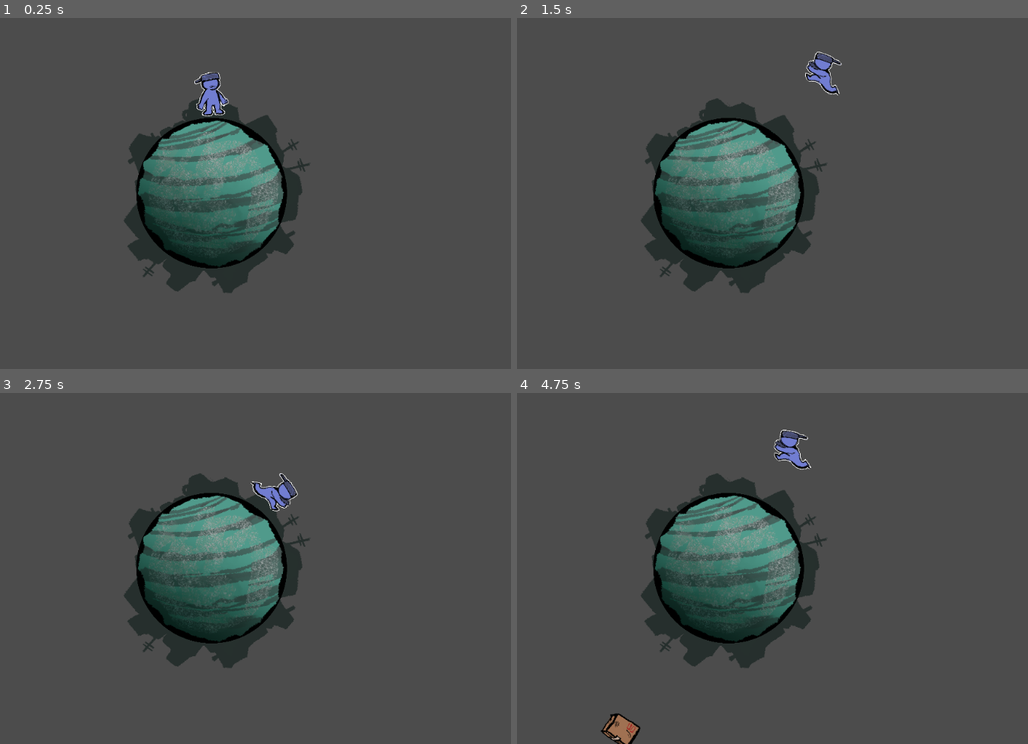
Above: before the commit, frames 1-4 (two rows, left to right).
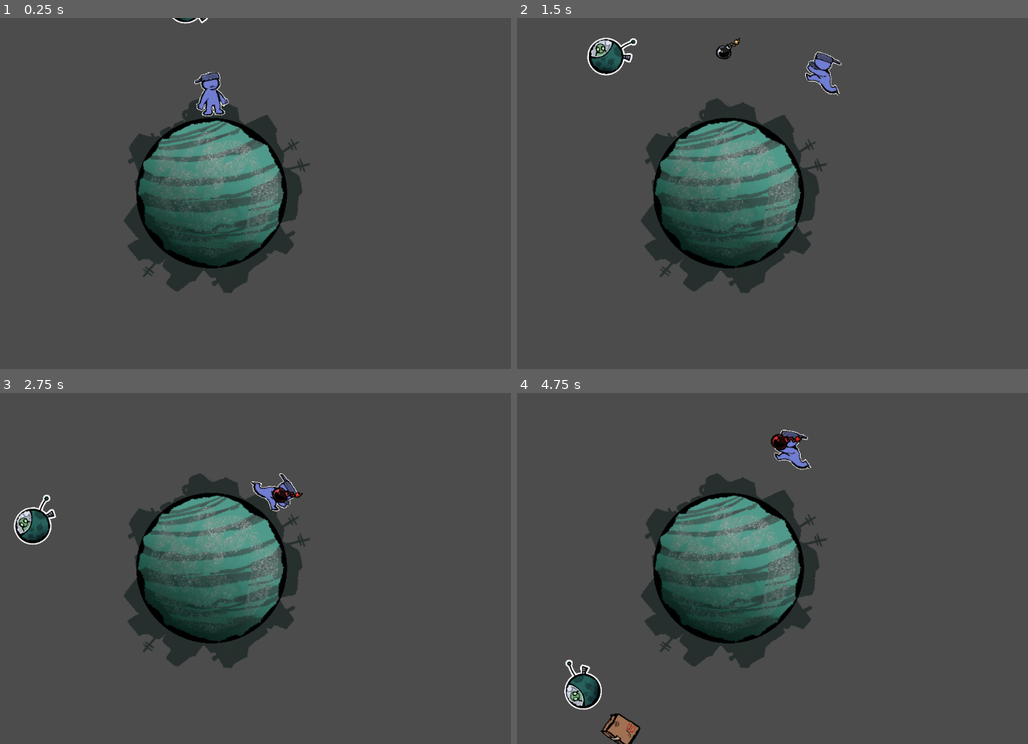
Above: after the commit, the same moments.

Repository: DanGrenade/TinyWorldJam
Game: Godot game, scene res://Scenes/GameTest.tscn
The game is run twice, just before and just after one commit, with the same random seed, the same clock (stepped at 60 frames per second) and the same inputs. The project has no main scene, so this scene is started directly.
Inputs:
- Up to frame 1 (0.25 s): no input
- Up to frame 2 (1.5 s): hold D (move_right) 0.53-1.28 s; tap E (box_grab) at 0.6, 1.35 s; tap Space (jump) at 0.77 s; hold Left (move_left) from 1.28 s (still down)
- Up to frame 3 (2.75 s): tap Space (jump) at 1.52 s; release Left (move_left) at 2.03 s; hold D (move_right) from 2.03 s (still down); tap E (box_grab) at 2.1 s
- Up to frame 4 (4.75 s): tap E (box_grab) at 2.85, 3.6, 4.35 s; tap Space (jump) at 3.02, 3.77, 4.52 s; release D (move_right) at 3.53 s; hold Left (move_left) from 3.53 s (still down)

The runs differ from the first frame. In frame 1, less than 0.1% of the frame differs, in the area x 33-41%, y 0-2%; in frame 2, 0.8%; in frame 3, 0.8%; in frame 4, 0.9%, in the area x 9-56%, y 11-91%.

Commit message:
Issue 023 - Bombs + UFO

Diff:
--- /dev/null
+++ b/Scenes/Alien_Ship.tscn
@@ -0,0 +1,18 @@
+[gd_scene load_steps=4 format=2]
+
+[ext_resource path="res://Art/ufo.png" type="Texture" id=1]
+[ext_resource path="res://Scripts/Alien_Ship.gd" type="Script" id=2]
+
+[sub_resource type="CircleShape2D" id=1]
+radius = 116.474
+
+[node name="Alien_Ship" type="KinematicBody2D"]
+collision_layer = 0
+script = ExtResource( 2 )
+
+[node name="ufo" type="Sprite" parent="."]
+texture = ExtResource( 1 )
+
+[node name="CollisionShape2D" type="CollisionShape2D" parent="."]
+position = Vector2( -25.4559, 8.48529 )
+shape = SubResource( 1 )
--- /dev/null
+++ b/Scenes/Bomb.tscn
@@ -0,0 +1,94 @@
+[gd_scene load_steps=6 format=2]
+
+[ext_resource path="res://Art/bomb.png" type="Texture" id=1]
+[ext_resource path="res://Scripts/Bomb.gd" type="Script" id=2]
+
+[sub_resource type="Animation" id=2]
+resource_name = "Idle"
+tracks/0/type = "value"
+tracks/0/path = NodePath(".:texture")
+tracks/0/interp = 1
+tracks/0/loop_wrap = true
+tracks/0/imported = false
+tracks/0/enabled = true
+tracks/0/keys = {
+"times": PoolRealArray( 0 ),
+"transitions": PoolRealArray( 1 ),
+"update": 1,
+"values": [ ExtResource( 1 ) ]
+}
+tracks/1/type = "value"
+tracks/1/path = NodePath(".:scale")
+tracks/1/interp = 1
+tracks/1/loop_wrap = true
+tracks/1/imported = false
+tracks/1/enabled = true
+tracks/1/keys = {
+"times": PoolRealArray( 0 ),
+"transitions": PoolRealArray( 1 ),
+"update": 0,
+"values": [ Vector2( 1, 1 ) ]
+}
+tracks/2/type = "value"
+tracks/2/path = NodePath(".:modulate")
+tracks/2/interp = 1
+tracks/2/loop_wrap = true
+tracks/2/imported = false
+tracks/2/enabled = true
+tracks/2/keys = {
+"times": PoolRealArray( 0 ),
+"transitions": PoolRealArray( 1 ),
+"update": 0,
+"values": [ Color( 1, 1, 1, 1 ) ]
+}
+
+[sub_resource type="Animation" id=3]
+resource_name = "Prepare_explosion"
+length = 5.25
+tracks/0/type = "value"
+tracks/0/path = NodePath(".:modulate")
+tracks/0/interp = 1
+tracks/0/loop_wrap = true
+tracks/0/imported = false
+tracks/0/enabled = true
+tracks/0/keys = {
+"times": PoolRealArray( 0, 1, 2, 2.5, 3, 3.5, 4, 4.25, 4.5, 4.75, 5, 5.2 ),
+"transitions": PoolRealArray( 1, 1, 1, 1, 1, 1, 1, 1, 1, 1, 1, 1 ),
+"update": 0,
+"values": [ Color( 1, 1, 1, 1 ), Color( 1, 0, 0, 1 ), Color( 1, 1, 1, 1 ), Color( 1, 0, 0, 1 ), Color( 1, 1, 1, 1 ), Color( 1, 0, 0, 1 ), Color( 1, 1, 1, 1 ), Color( 1, 0, 0, 1 ), Color( 1, 1, 1, 1 ), Color( 1, 0, 0, 1 ), Color( 1, 1, 1, 1 ), Color( 1, 0, 0, 1 ) ]
+}
+tracks/1/type = "value"
+tracks/1/path = NodePath(".:scale")
+tracks/1/interp = 1
+tracks/1/loop_wrap = true
+tracks/1/imported = false
+tracks/1/enabled = true
+tracks/1/keys = {
+"times": PoolRealArray( 0, 1, 2, 2.5, 3, 3.5, 4, 4.25, 4.5, 4.75, 5, 5.2 ),
+"transitions": PoolRealArray( 1, 1, 1, 1, 1, 1, 1, 1, 1, 1, 1, 1 ),
+"update": 0,
+"values": [ Vector2( 1, 1 ), Vector2( 1.1, 1.1 ), Vector2( 1, 1 ), Vector2( 1.15, 1.15 ), Vector2( 1.05, 1.05 ), Vector2( 1.2, 1.2 ), Vector2( 1.1, 1.1 ), Vector2( 1.2, 1.2 ), Vector2( 1.1, 1.1 ), Vector2( 1.5, 1.5 ), Vector2( 1.4, 1.4 ), Vector2( 1.8, 1.8 ) ]
+}
+
+[sub_resource type="RectangleShape2D" id=1]
+extents = Vector2( 71.8735, 71.9654 )
+
+[node name="Bomb" type="KinematicBody2D"]
+collision_layer = 16
+script = ExtResource( 2 )
+
+[node name="bomb" type="Sprite" parent="."]
+position = Vector2( -1.73145, 19.1329 )
+texture = ExtResource( 1 )
+
+[node name="AnimationPlayer" type="AnimationPlayer" parent="bomb"]
+anims/Idle = SubResource( 2 )
+anims/Prepare_explosion = SubResource( 3 )
+
+[node name="CollisionShape2D" type="CollisionShape2D" parent="."]
+position = Vector2( -1.18921, 15.4597 )
+shape = SubResource( 1 )
+
+[node name="ExplosionTimer" type="Timer" parent="."]
+wait_time = 5.25
+[connection signal="timeout" from="ExplosionTimer" to="." method="_on_ExplosionTimer_timeout"]
--- a/Scenes/GameTest.tscn
+++ b/Scenes/GameTest.tscn
@@ -1,9 +1,10 @@
-[gd_scene load_steps=5 format=2]
+[gd_scene load_steps=6 format=2]
 
 [ext_resource path="res://Scenes/PlayerCharacter.tscn" type="PackedScene" id=1]
 [ext_resource path="res://Scenes/GarbagePlanet.tscn" type="PackedScene" id=2]
 [ext_resource path="res://Scripts/GameCamera.gd" type="Script" id=3]
 [ext_resource path="res://Scripts/GarbageSpawner.gd" type="Script" id=4]
+[ext_resource path="res://Scenes/Alien_Ship.tscn" type="PackedScene" id=5]
 
 [node name="Node2D" type="Node2D"]
 
@@ -24,9 +25,14 @@
 [node name="GarbageSpawner" type="Node" parent="."]
 script = ExtResource( 4 )
 gravity_node_path = NodePath("../GarbagePlanet")
+alien_node_path = NodePath("../Alien_Ship")
 
 [node name="Timer" type="Timer" parent="GarbageSpawner"]
 wait_time = 3.0
 autostart = true
+
+[node name="Alien_Ship" parent="." instance=ExtResource( 5 )]
+position = Vector2( 0, -1459.11 )
+planet_string = NodePath("../GarbagePlanet")
 [connection signal="player_hit" from="PlayerCharacter" to="Camera2D" method="_on_PlayerCharacter_player_hit"]
 [connection signal="timeout" from="GarbageSpawner/Timer" to="GarbageSpawner" method="_on_Timer_timeout"]
--- a/Scenes/PlayerCharacter.tscn
+++ b/Scenes/PlayerCharacter.tscn
@@ -37,6 +37,9 @@
 
 [sub_resource type="RectangleShape2D" id=1]
 extents = Vector2( 110.305, 154.582 )
+
+[sub_resource type="RectangleShape2D" id=4]
+extents = Vector2( 246.07, 288.282 )
 
 [node name="PlayerCharacter" type="KinematicBody2D"]
 position = Vector2( -8, 40 )
@@ -79,3 +82,15 @@
 visible = false
 position = Vector2( 115.903, -66.0463 )
 texture = ExtResource( 4 )
+
+[node name="BombCheck" type="Area2D" parent="."]
+position = Vector2( 120.642, -19.0488 )
+collision_layer = 0
+collision_mask = 16
+
+[node name="CollisionShape2D" type="CollisionShape2D" parent="BombCheck"]
+position = Vector2( 15.874, -15.874 )
+shape = SubResource( 4 )
+
+[node name="BombPlace" type="Node2D" parent="."]
+position = Vector2( 88.8944, -41.2725 )
--- /dev/null
+++ b/Scripts/Alien_Ship.gd
@@ -0,0 +1,35 @@
+extends KinematicBody2D
+
+export var float_adjustment = 1
+export var float_speed = 1.5
+export var ship_speed = 10
+var velocity = Vector2()
+
+var max_distance = 1300
+
+export var planet_string = NodePath()
+var planet_node
+
+func _ready():
+	planet_node = get_node(planet_string)
+
+	velocity.x = ship_speed
+	pass
+
+func _process(delta):
+	$ufo.global_rotation = (position - planet_node.position).angle() + (1.5 * PI/2)
+	pass
+
+func _physics_process(delta):
+
+	velocity.y = sin(OS.get_unix_time() * float_speed) * float_adjustment
+
+	var gravity_based_velocity = velocity.rotated((position - planet_node.position).angle() - (PI/2))
+
+	move_and_collide(gravity_based_velocity)
+
+	if position.distance_to(planet_node.position) > max_distance:
+		position = position.move_toward(planet_node.position, position.distance_to(planet_node.position) - max_distance)
+		pass
+
+	pass
--- /dev/null
+++ b/Scripts/Bomb.gd
@@ -0,0 +1,77 @@
+extends KinematicBody2D
+
+export var drop_velocity = 5
+var gravity_node
+var alien
+
+var velocity
+
+var parent_node
+
+enum {state_falling, state_stationary, state_held}
+var current_state = state_falling
+
+func initialize(planet_node, alien_node):
+	gravity_node = planet_node
+	alien = alien_node
+
+	parent_node = get_parent()
+
+	drop_bomb()
+	pass
+
+func drop_bomb():
+
+	$bomb/AnimationPlayer.play("Idle")
+	global_position = alien.global_position
+	current_state = state_falling
+	if state_held:
+		get_parent().remove_child(self)
+		parent_node.add_child(self)
+		pass
+
+	pass
+
+func _process(delta):
+	global_position - gravity_node.position
+	pass
+
+func _physics_process(delta):
+	if current_state == state_falling:
+		velocity = (gravity_node.global_position - global_position).normalized() * drop_velocity
+
+		var collision_data = move_and_collide(velocity)
+		if collision_data:
+			current_state = state_stationary
+			$bomb/AnimationPlayer.play("Prepare_explosion")
+			$ExplosionTimer.start()
+			pass
+		pass
+	pass
+
+func pickup(placement_node):
+	$bomb/AnimationPlayer.play("Prepare_explosion")
+	if $ExplosionTimer.is_stopped(): $ExplosionTimer.start()
+
+	get_parent().remove_child(self)
+	current_state = state_held
+	placement_node.add_child(self)
+	global_position = placement_node.global_position
+
+	pass
+
+func place(position):
+
+	get_parent().remove_child(self)
+	parent_node.add_child(self)
+
+	global_position = position.move_toward(gravity_node.global_position, 80)
+
+	pass
+
+
+func _on_ExplosionTimer_timeout():
+	gravity_node.explode(position)
+	drop_bomb()
+
+	pass
--- a/Scripts/GameCamera.gd
+++ b/Scripts/GameCamera.gd
@@ -24,7 +24,7 @@
 			do_shake()
 			pass
 		pass
-	# global_rotation = player_follow_node.global_rotation
+	#global_rotation = player_follow_node.global_rotation
 
 	pass
 
--- a/Scripts/GarbageSpawner.gd
+++ b/Scripts/GarbageSpawner.gd
@@ -2,6 +2,8 @@
 
 export var gravity_node_path = NodePath()
 var gravity_node
+export var alien_node_path = NodePath()
+var alien_node
 
 export var start_distance = 2200
 
@@ -9,6 +11,11 @@
 func _ready():
 	randomize()
 	gravity_node = get_node(gravity_node_path)
+	alien_node = get_node(alien_node_path)
+
+	var bomb = preload("res://Scenes/Bomb.tscn").instance()
+	add_child(bomb)
+	bomb.initialize(gravity_node, alien_node)
 	pass
 
 func spawn_trash():
--- a/Scripts/PlanetCollider.gd
+++ b/Scripts/PlanetCollider.gd
@@ -4,16 +4,10 @@
 
 
 func garbage_hit(collision_point):
-	var collision_positioner = (collision_point - position).angle() + (120 * (PI / 180))
 
+	collision_point = convert_position_to_index(collision_point)
 
-	collision_positioner /= ((2 * PI) / 6)
-	if collision_positioner < 0:
-		collision_positioner += 6
-
-	collision_positioner = floor(collision_positioner) as int
-
-	place_trash(collision_positioner)
+	place_trash(collision_point)
 
 	pass
 
@@ -51,3 +45,23 @@
 func convert_rotation_to_index(rotation):
 	if rotation < 0: rotation += 2 * PI
 	return (rotation / (2 * PI / 6)) as int
+
+func convert_position_to_index(positioner):
+	positioner = (positioner - position).angle() + (120 * (PI / 180))
+
+
+	positioner /= ((2 * PI) / 6)
+	if positioner < 0:
+		positioner += 6
+
+	return floor(positioner) as int
+
+func explode(explosion_position):
+	explosion_position = convert_position_to_index(explosion_position)
+
+	for pile in stacks[explosion_position]:
+		pile.queue_free()
+		pass
+	stacks[explosion_position].clear()
+
+	pass
--- a/Scripts/PlayerCharacter.gd
+++ b/Scripts/PlayerCharacter.gd
@@ -4,6 +4,7 @@
 export var max_health = 3
 var current_health
 
+var holding = false
 var holding_trash = false
 
 var velocity = Vector2()
@@ -69,29 +70,52 @@
 		pass
 
 	if Input.is_action_just_pressed("box_grab"):
-		if holding_trash == false:
-			if gravity_body.Check_Grab(rotation + (2 * PI / 12)):
+		if holding && holding_trash == false:
+			if $BombPlace.get_child_count() == 0:
+				holding = false
+				pass
+			pass
+
+		if holding == false:
+			if $BombCheck.get_overlapping_bodies():
+				var bomb = $BombCheck.get_overlapping_bodies().front()
+				holding = true
+				holding_trash = false
+				bomb.pickup($BombPlace)
+
+				pass
+			elif gravity_body.Check_Grab(rotation + (2 * PI / 12)):
 				$trash_placeholder2.visible = true
+				holding = true
 				holding_trash = true
 				pass
 			pass
 		else:
-			gravity_body.drop_trash(rotation + (2 * PI / 12))
-			$trash_placeholder2.visible = false
-			holding_trash = false
-			pass
+			if holding_trash == false:
+				$BombPlace.get_child(0).place(global_position)
+				holding = false
+				pass
+			else:
+				gravity_body.drop_trash(rotation + (2 * PI / 12))
+				$trash_placeholder2.visible = false
+				holding = false
+				pass
 
 	#Flip sprite based on movement direction
 	if velocity.x > 0.05:
 		if $Sprite.flip_h == true:
 			$Sprite.flip_h = false
 			$trash_placeholder2.position.x *= -1
+			$BombCheck.position.x *= -1
+			$BombPlace.position.x *= -1
 			pass
 		pass
 	elif velocity.x < -0.05:
 		if $Sprite.flip_h != true:
 			$Sprite.flip_h = true
 			$trash_placeholder2.position.x *= -1
+			$BombCheck.position.x *= -1
+			$BombPlace.position.x *= -1
 		pass
 
 	#Change animation based on state
--- a/project.godot
+++ b/project.godot
@@ -58,3 +58,4 @@
 2d_physics/layer_2="Boxes"
 2d_physics/layer_3="Boxes (falling)"
 2d_physics/layer_4="Player"
+2d_physics/layer_5="Bomb"
Binary file added: Art/bomb.png
Not shown, added: Art/bomb.png.import
Binary file added: Art/ufo.png
Not shown, added: Art/ufo.png.import
Not shown: 1 places in Scenes/PlayerCharacter.tscn that only renumber resources
